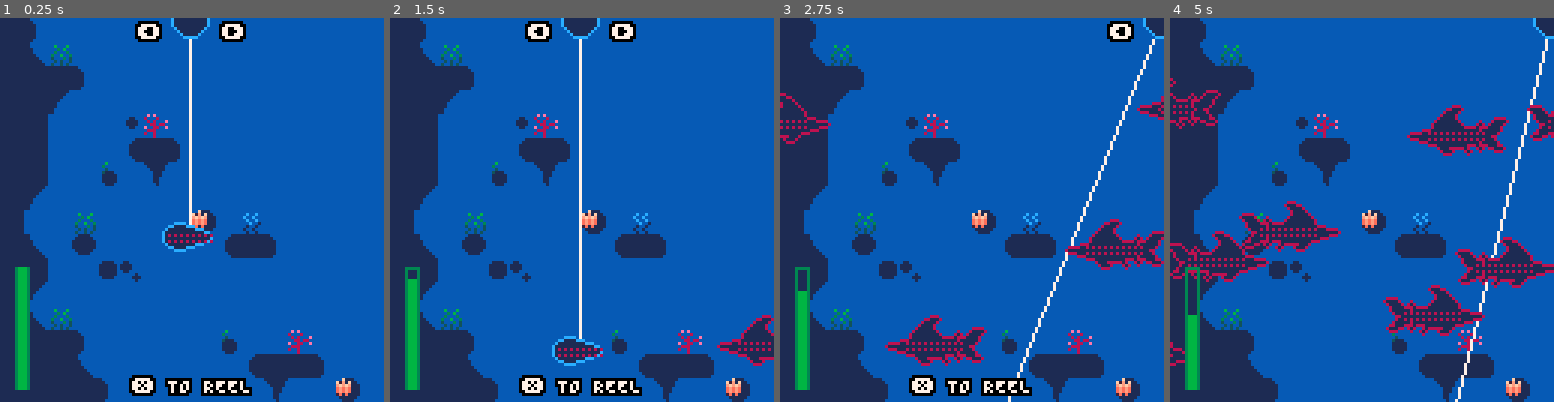
Above: before the commit, frames 1-4 (left to right).
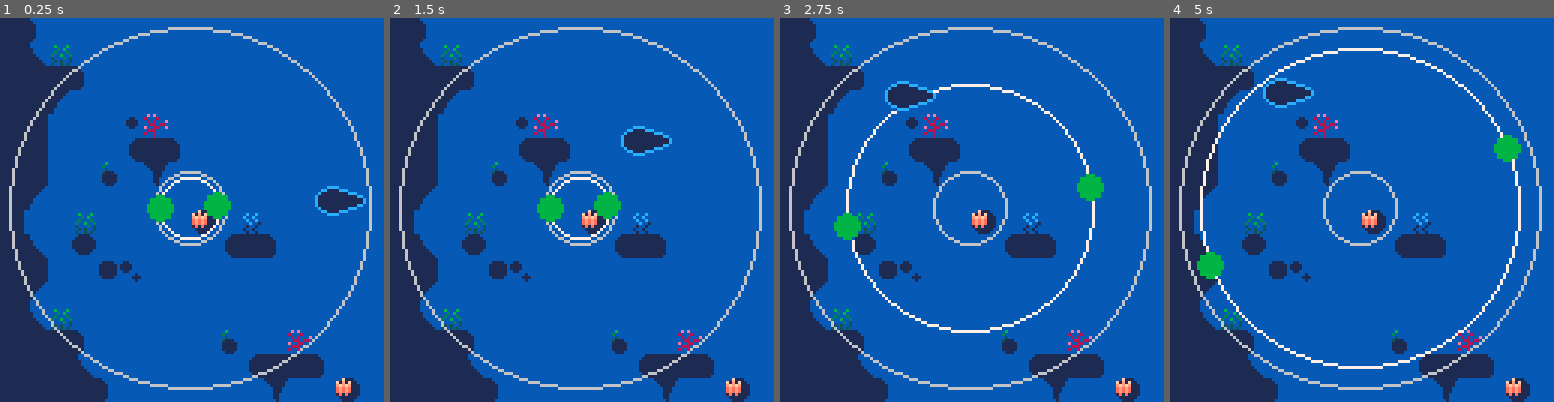
Above: after the commit, the same moments.

Repository: alexhlocke/AlexKotaFirstCart
Game: PICO-8 cartridge radial_minigame.p8
Same seed, same stepped clock (60 frames per second), same inputs: the game is played once before the commit and once after it.
Inputs:
- Up to frame 1 (0.25 s): no input
- Up to frame 2 (1.5 s): tap X (X key) at 0.33, 1.07 s; tap O (Z key) at 0.7 s
- Up to frame 3 (2.75 s): hold Right 1.6-2.1 s; tap O (Z key) at 1.7, 2.1, 2.5 s; tap X (X key) at 1.85 s; hold Up 2.15-2.42 s; hold Right from 2.47 s (still down)
- Up to frame 4 (5 s): tap O (Z key) every 0.4 s from 2.9 to 4.9 s; tap X (X key) at 2.97, 4.08 s; release Right at 3.03 s; hold Left 3.08-3.58 s; hold Down 3.63-3.97 s; hold Right 4.02-4.68 s; hold Up from 4.73 s (still down)

The runs differ from the first frame. In frame 1, 8.2% of the frame differs, in the area x 2-97%, y 0-99%; in frame 2, 9.6%; in frame 3, 13%; in frame 4, 16%, in the area x 0-100%, y 0-100%.

Commit message:
Prototyping new minigame

Diff:
--- a/radial_minigame.p8
+++ b/radial_minigame.p8
@@ -28,16 +28,11 @@
  --debug
 	--add show debug menu item
 	menuitem(1,"debug on/off",function()show_debug = not show_debug end)
-
- --init game
- --init_game()
-
- init_reeling_mg()
 end
 
 
 function _update()
- update_reeling_mg()
+ update_reeling()
 end
 
 
@@ -45,7 +40,8 @@
  cls(2)
  map()
 
- draw_reeling_mg()
+ --draw minigame
+ draw_reeling()
 
  if(show_debug)then
 	 print_debug()
@@ -155,17 +151,17 @@
   fillp()
  end
 
- for i in all(enemies) do
-  local hb=i.hbox
-  fillp(▒)
-  rect(hb.x1,hb.y1,hb.x2,hb.y2,8)
-  fillp()
- end
-
- local hb=mg_fish.hbox
- fillp(▒)
- rect(hb.x1,hb.y1,hb.x2,hb.y2,8)
- fillp()
+-- for i in all(enemies) do
+--  local hb=i.hbox
+--  fillp(▒)
+--  rect(hb.x1,hb.y1,hb.x2,hb.y2,8)
+--  fillp()
+-- end
+--
+-- local hb=mg_fish.hbox
+-- fillp(▒)
+-- rect(hb.x1,hb.y1,hb.x2,hb.y2,8)
+-- fillp()
 end
 
 
@@ -191,220 +187,104 @@
  return false
 end
 -->8
---== reeling ==-----------------
-
---== mg player ==--
-
-mg_player={
- x=0,y=0
- ,speed=4
+-- reeling
+--============================--
+
+
+function init_reeling()
+
+end
+
+
+function update_reeling()
+ update_wheel()
+
+ update_reelfish()
+end
+
+
+function draw_reeling()
+ draw_wheel()
+
+ draw_reelfish()
+end
+
+
+--== wheel menu ==-----------------
+
+wheel={
+  angle=0
+ ,spin_rate=.015
+ ,retract_rate=.0015
+ ,radius=10
+ ,grow_rate=1
+ ,max_r=60
+ ,min_r=12
+ ,pt1={
+   angle=0
+  }
+ ,pt2={
+   angle=0.5
+  }
 }
 
---update
-function update_mg_player()
- local s=mg_player
- local spd=s.speed
- if(btn(⬅️))then
-  s.x-=spd
-  if(s.x<0)s.x=0
- end
- if(btn(➡️))then
-  s.x+=spd
-  if(s.x>127)s.x=127
- end
-end
-
---draw
-function draw_mg_player()
- local x=mg_player.x
- local y=mg_player.y
- circfill(x,y,6,1)
- circ(x,y,6,3)
- if(show_hints_f>0)bprint_cent("⬅️     ➡️",x-3,y+2,15,0)
-end
-
-
---== fish ==--
-
-grav=1.33
-mg_fish={
- x=63,y=63
- ,dx=0,dy=0
- ,scale=2
- ,flp=false
- ,hbox={
-	  x1=56
-		,x2=70
-		,y1=62
-		,y2=64
- }
+function update_wheel()
+ --rotate wheel
+ if(btn(❎))then
+  wheel.angle-=wheel.spin_rate
+ else
+  wheel.angle+=wheel.retract_rate
+ end
+
+ --change wheel radius
+ if(btn(⬅️)or btn(⬇️))then
+  wheel.radius-=wheel.grow_rate
+  if(wheel.radius<wheel.min_r)wheel.radius=wheel.min_r
+ end
+ if(btn(➡️)or btn(⬆️))then
+  wheel.radius+=wheel.grow_rate
+  if(wheel.radius>wheel.max_r)wheel.radius=wheel.max_r
+ end
+end
+
+
+function draw_wheel()
+ xp=cam.x+63
+ yp=cam.y+63
+
+ --draw outer/inner limit circs
+ circ(xp,yp,wheel.min_r,14)
+ circ(xp,yp,wheel.max_r,14)
+
+ --draw actual wheel
+ circ(xp,yp,wheel.radius,15)
+
+ --draw points
+ circfill(xp+wheel.radius*cos(wheel.angle+wheel.pt1.angle)
+  ,yp+wheel.radius*sin(wheel.angle+wheel.pt1.angle),4,6)
+ circfill(xp+wheel.radius*cos(wheel.angle+wheel.pt2.angle)
+  ,yp+wheel.radius*sin(wheel.angle+wheel.pt2.angle),4,6)
+end
+
+
+--== reeling fish ==------------
+
+
+reelfish={
+ x=63
+ ,y=63
+ ,rad=45
 }
-xreel_force=0.04
-yreel_force=0.02
-
---update
-function update_mg_fish()
- local s=mg_fish
-
- --account for gravity
- s.dy=grav
-
- --reel
- if(btn(❎))then
-  -- calculate the difference between mg_player and mg_fish positions
-  local diff_x=mg_player.x-mg_fish.x
-  local diff_y=mg_player.y-mg_fish.y
-
-  -- adjust dx and dy to move mg_fish towards mg_player
-  mg_fish.dx=diff_x * xreel_force -- adjust the multiplier for speed
-  mg_fish.dy=diff_y * yreel_force
-  if(mg_fish.dy<0 and mg_fish.dy>-1)mg_fish.dy=-1
- else
-  s.dx=0
- end
-
- --flip sprite if needed
- if(s.dx>0)then
-  s.flp=true
- elseif(s.dx<0)then
-  s.flp=false
- end
-
- --move
- s.x+=s.dx
- s.y+=s.dy
-
- --update hbox
- local hb = s.hbox
- hb.x1=s.x-7
- hb.x2=s.x+7
- hb.y1=s.y-1
- hb.y2=s.y+1
-
- --collisions
- for e in all(enemies) do
-		if(col(mg_fish,e))then
-		 debug[5]="collided"
-		end
- end
-end
-
---draw
-function draw_mg_fish()
- local s=mg_fish
-
- osspr(3,0,64,16,8,s.x-8,s.y-4,16,8,s.flp,false)
-end
-
-
---== enemies ==--
-
-enemies={}
-
-function make_shark()
- local enemy={
-  x=-30
-  ,y=cam.y+20+rnd(88)
-  ,dx=2,dy=0
-  ,sprt=140,w=4,h=2
-  ,flp=true
-  ,id="shark"
-  ,hbox={x1=-1,y1=-1,x2=-1,y2=-1}
- }
-
- if(rnd(2)<1)then
-  enemy.x=158
-  enemy.dx*=-1
-  enemy.flp=false
- end
-
- add(enemies,enemy)
-end
-
-
---updates/draws
-
-function update_enemies()
- for e in all(enemies) do
-  e.x+=e.dx
-  e.y+=e.dy
-
-  --update hbox
-	 local hb = e.hbox
-	 hb.x1=e.x+6
-	 hb.x2=e.x+24
-	 hb.y1=e.y+9
-	 hb.y2=e.y+11
- end
-end
-
-
-function draw_enemies()
- for e in all(enemies) do
-  ospr(8,e.sprt,e.x,e.y,e.w,e.h,e.flp)
-  if(e.id=="shark")then
-   local c=1
-   pal({[0]=c,c,c,c,c,c,c,c,c,c,c,c,c,c,c,c}, 0)
-   spr(e.sprt,e.x,e.y,e.w,e.h,e.flp)
-   rp()
-  end
- end
-end
-
---== main minigame upd ==--------
-
-reel_meter_max=40
-reel_meter=40
-reel_rate=0.1
-
-function init_reeling_mg()
- reel_meter=reel_meter_max
- mg_player.x=63
- mg_player.y=cam.y
-
- show_hints_f=90
-end
-
-function update_reeling_mg()
- --debug
- if(btnp(🅾️))then
-  make_shark()
- end
-
- --update hint frame
- if(show_hints_f>0)show_hints_f-=1
-
- --update reel meter
- reel_meter-=reel_rate
- if(btn(❎))reel_meter-=reel_rate
-
- --if reel meter <= 0 end
- if(reel_meter<=0) then
-  --end minigame
-  reel_meter=0
- end
-
- update_mg_player()
- update_mg_fish()
- update_enemies()
-end
-
-function draw_reeling_mg()
- line(mg_player.x,mg_player.y,mg_fish.x,mg_fish.y,15)
-
- draw_mg_player()
- draw_mg_fish()
- draw_enemies()
-
- draw_reel_meter()
-
- if(show_hints_f>0)bprint_cent("❎ TO REEL",62,cam.y+120,15,0)
-end
-
-function draw_reel_meter()
- local bottom_y=cam.y+123
- rect(5,bottom_y-reel_meter_max,9,bottom_y,5)
- rectfill(6,bottom_y-reel_meter,8,bottom_y,6)
+
+
+function update_reelfish()
+ reelfish.x=cam.x+63+reelfish.rad*cos(t()/8)
+ reelfish.y=cam.y+63+reelfish.rad*sin(t()/16)
+end
+
+
+function draw_reelfish()
+ ospr(3,128,reelfish.x,reelfish.y,2,1,false,false)
 end
 -->8
 --spawners
